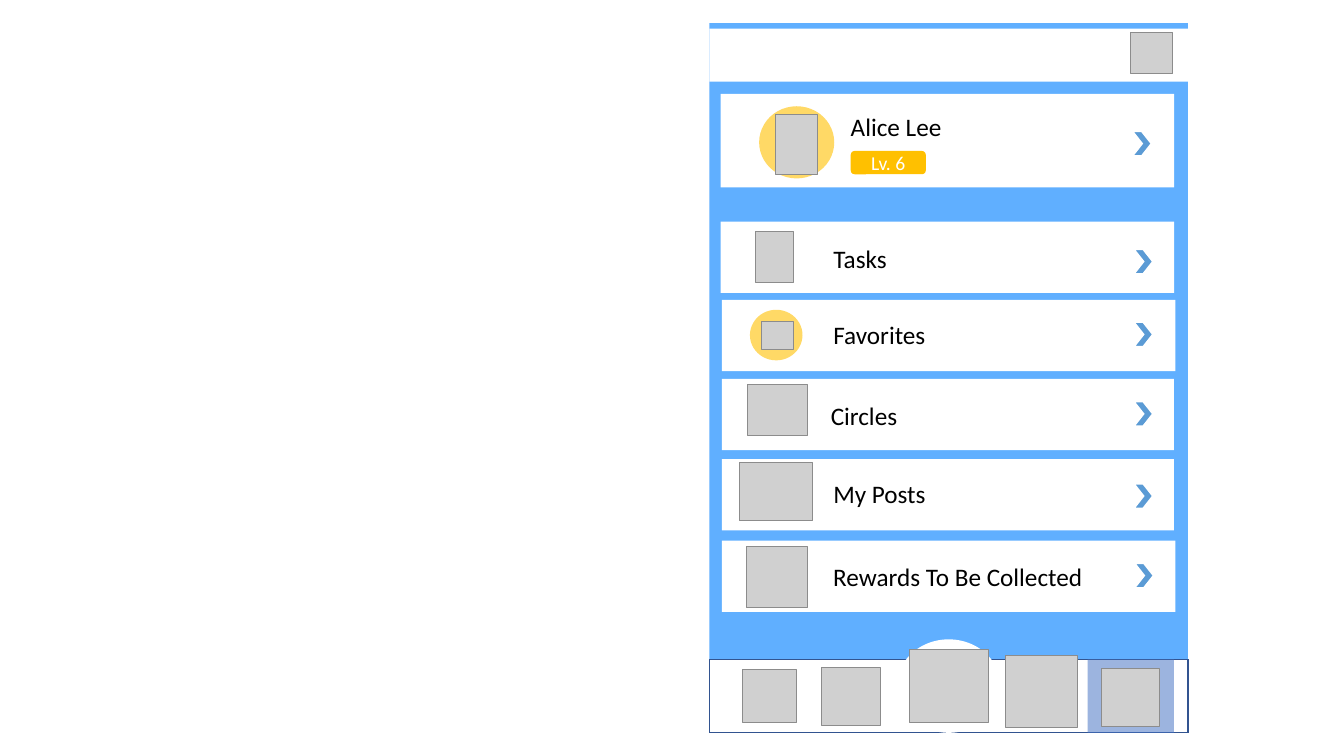
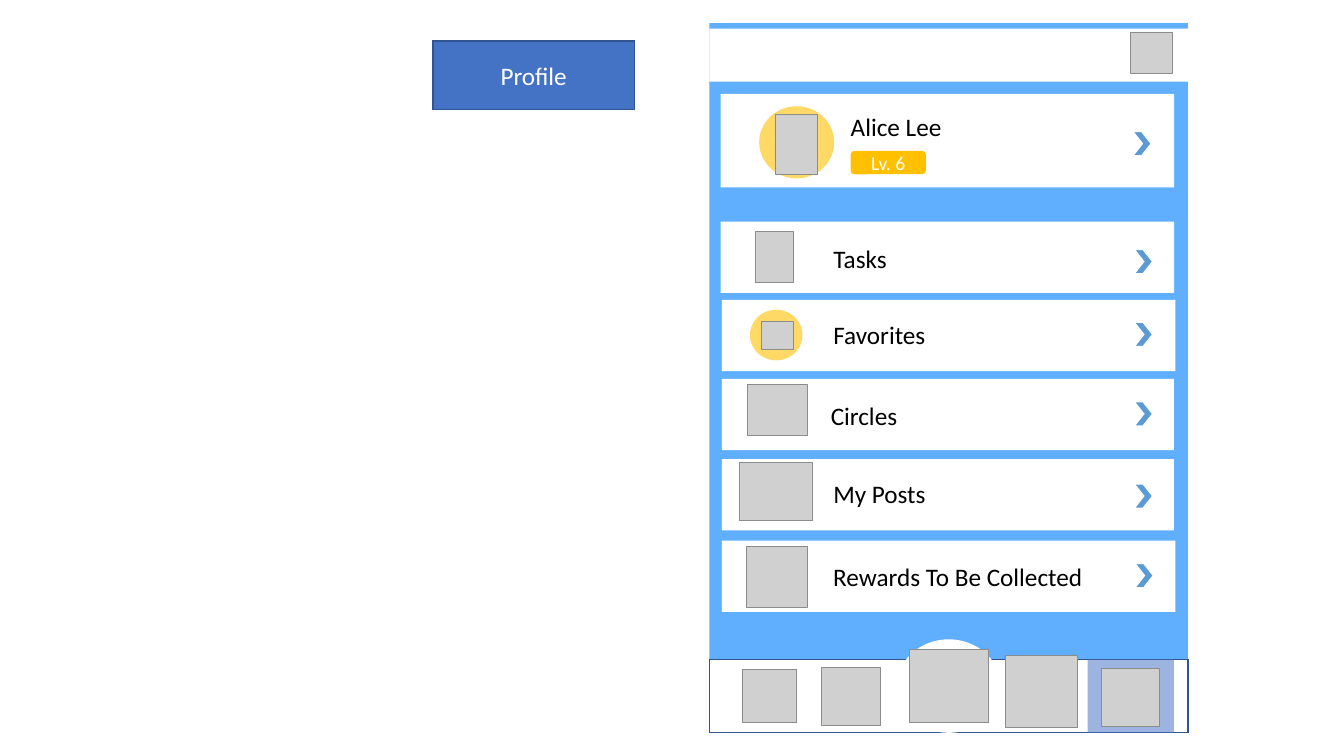
Before and after one commit to liumcse/GuageLand, a slide deck: slide 9 of src/common/prototype/design_fossasia.pptx (slide 7 before the commit). Drawn at 1344x756 pixels with LibreOffice and Linux fonts; fonts in the diff are those of the drawing; grey boxes stand for pictures. Boxes give left, top, right and bottom in pixels: in the first picture for what was removed or moved away, otherwise in the second. Text is boxed around its words. In the diff, an @@ line names an element or a change of style, - is before the commit and + after.

```diff
--- a/src/common/prototype/design_fossasia.pptx
+++ b/src/common/prototype/design_fossasia.pptx
@@ rectangle added at box(433, 41, 634, 110), fill #4472C4, outline #325491 1 pt, 18 pt, text #FFFFFF @@
+Profile
```
Also in this commit, not shown: 7 other slides changed, 3 slides added, 1 slide removed, 3 other files.
